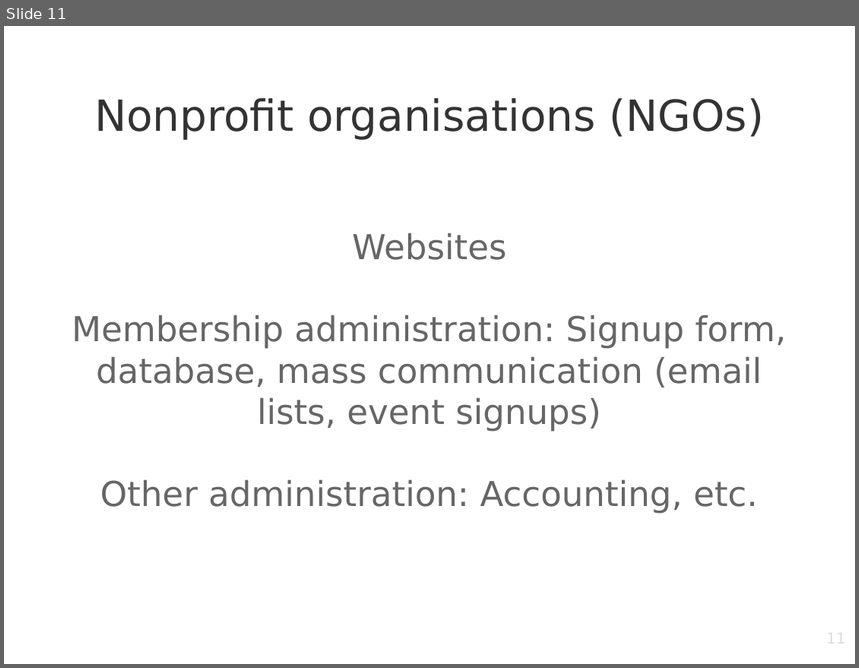
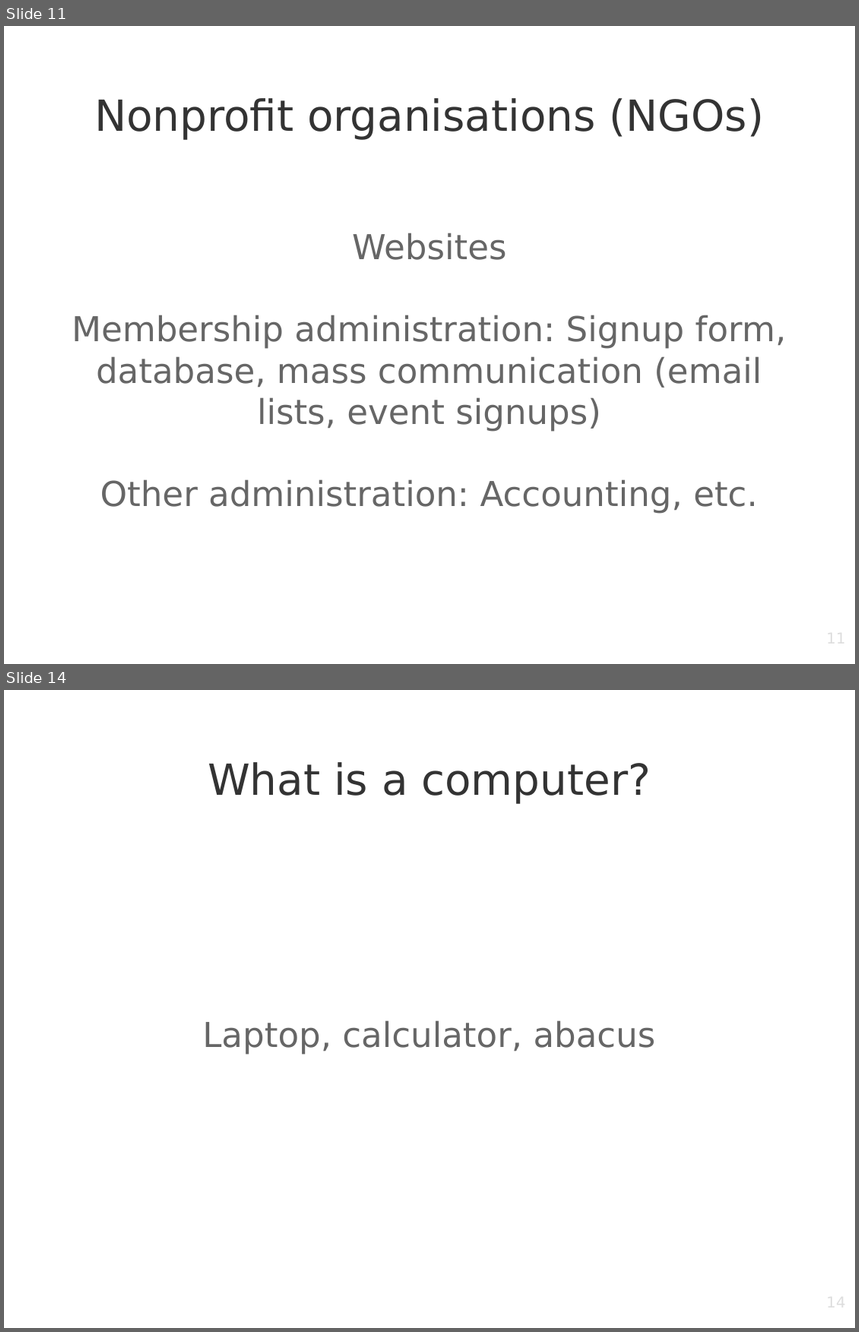
Before and after one commit to digidemlab/hackerspace, a slide deck: presentations/why_programming.odp. Shown one above the other, each under a label of ours: slide 11 before the commit, slides 11 and 14 after it; the slides between them are not shown. The pictures are 859x668 and 859x1332 pixels, drawn with LibreOffice and Linux fonts; fonts in the diff are those of the drawing; background and template pictures are left out. Boxes give left, top, right and bottom in pixels: in the first picture for what was removed or moved away, otherwise in the second. Text is boxed around its words. In the diff, an @@ line names an element or a change of style, - is before the commit and + after.

```diff
--- a/presentations/why_programming.odp
+++ b/presentations/why_programming.odp
@@ slide 14 added at (x1=4, y1=690, x2=855, y2=1328), background picture (left out) @@
@@ title added at (x1=208, y1=762, x2=651, y2=804), 40 pt, text #333333 @@
+What is a computer?
@@ subtitle added at (x1=202, y1=1021, x2=656, y2=1055), 32 pt, text #666666 @@
+Laptop, calculator, abacus
@@ page number added at (x1=648, y1=1294, x2=847, y2=1328), 14 pt, text #DDDDDD @@
+14
```
Also in this commit, not shown: 4 other slides added.
